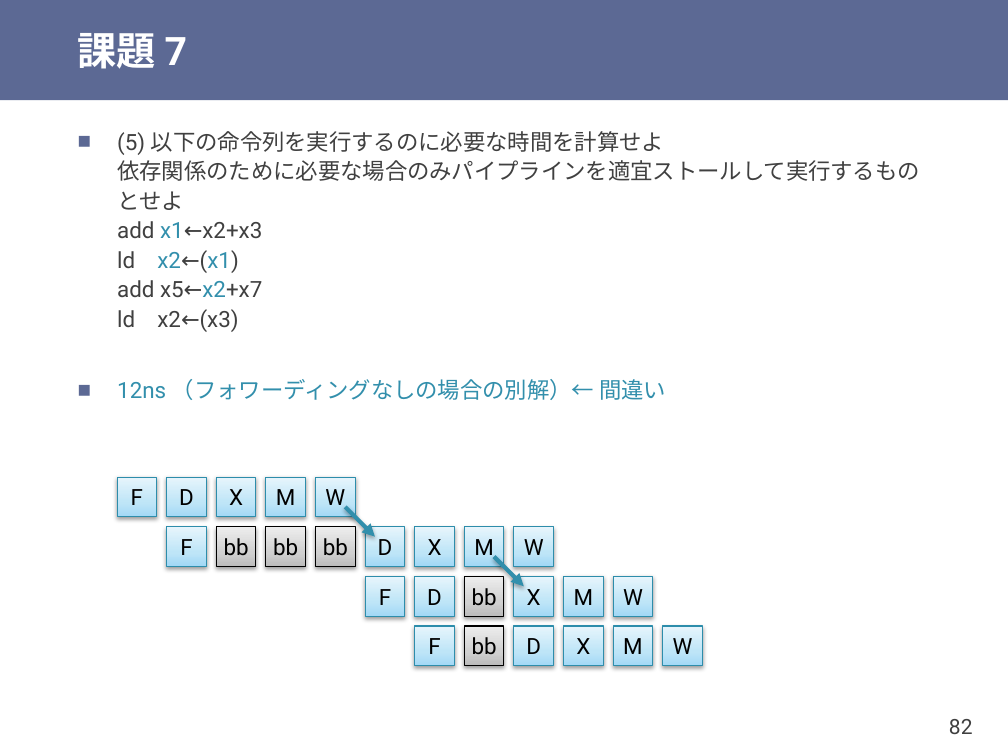
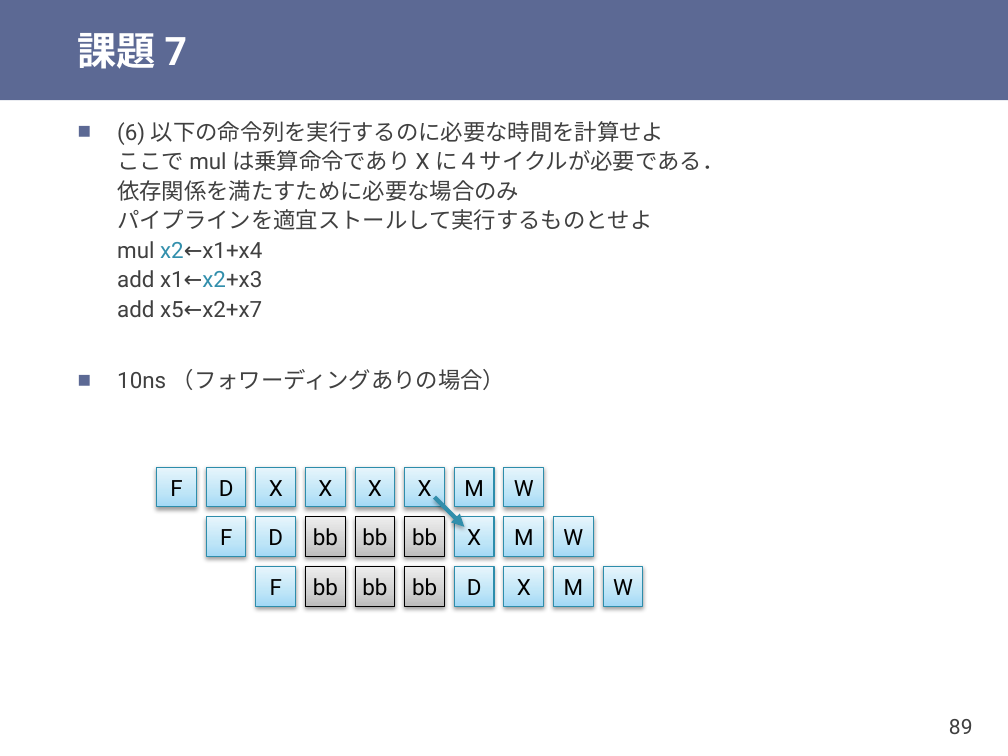
Before and after one commit to shioyadan/otya-computer-architecture-i, a slide deck: slide 89 of cai-shioya-09.pptx (slide 82 before the commit). Drawn at 1008x756 pixels with LibreOffice and Linux fonts; fonts in the diff are those of the drawing. Boxes give left, top, right and bottom in pixels: in the first picture for what was removed or moved away, otherwise in the second. Text is boxed around its words. In the diff, an @@ line names an element or a change of style, - is before the commit and + after.

```diff
--- a/cai-shioya-09.pptx
+++ b/cai-shioya-09.pptx
@@ text at (x1=117, y1=121, x2=724, y2=390): text changed @@
-■ (5) 以下の命令列を実行するのに必要な時間を計算せよ
-  依存関係のために必要な場合のみパイプラインを適宜ストールして実行するものとせよ
-  add x1←x2+x3
-  ld x2←(x1)
-  add x5←x2+x7
-  ld x2←(x3)
-■ 12ns （フォワーディングなしの場合の別解）← 間違い
+■ (6) 以下の命令列を実行するのに必要な時間を計算せよ
+  ここで mul は乗算命令であり X に４サイクルが必要である．
+  依存関係を満たすために必要な場合のみ
+  パイプラインを適宜ストールして実行するものとせよ
+  mul x2←x1+x4
+  add x1←x2+x3
+  add x5←x2+x7
+■ 10ns （フォワーディングありの場合）
@@ rectangle "X" moved from (x1=563, y1=626, x2=603, y2=665) to (x1=305, y1=468, x2=345, y2=507) @@
@@ rectangle added at (x1=355, y1=468, x2=394, y2=507), fill gradient #A2D9F7 to #BFE4F8 to #E6F5FD, outline #2E8DAB 0.75 pt, 16 pt, text #000000 @@
+X
@@ rectangle added at (x1=405, y1=468, x2=445, y2=507), fill gradient #A2D9F7 to #BFE4F8 to #E6F5FD, outline #2E8DAB 0.75 pt, 16 pt, text #000000 @@
+X
@@ 3 rectangles moved together from (x1=166, y1=527, x2=553, y2=566) to (x1=157, y1=468, x2=543, y2=507) @@
@@ arrow moved from (346, 507) - (375, 536) to (434, 497) - (465, 527) @@
@@ 4 rectangles moved together from (x1=365, y1=527, x2=454, y2=616) to (x1=207, y1=468, x2=295, y2=556) @@
@@ rectangle "bb" moved from (x1=316, y1=527, x2=355, y2=566) to (x1=305, y1=517, x2=345, y2=556) @@
@@ rectangle "bb" moved from (x1=465, y1=577, x2=504, y2=616) to (x1=355, y1=517, x2=394, y2=556) @@
@@ rectangle "bb" moved from (x1=465, y1=626, x2=504, y2=665) to (x1=405, y1=517, x2=445, y2=556) @@
@@ 3 rectangles moved together from (x1=514, y1=577, x2=652, y2=616) to (x1=455, y1=517, x2=593, y2=556) @@
@@ rectangle "F" moved from (x1=117, y1=477, x2=156, y2=516) to (x1=256, y1=566, x2=295, y2=606) @@
@@ rectangle "bb" moved from (x1=266, y1=527, x2=305, y2=566) to (x1=305, y1=566, x2=345, y2=606) @@
@@ rectangle "bb" moved from (x1=217, y1=527, x2=256, y2=566) to (x1=355, y1=566, x2=394, y2=606) @@
@@ rectangle added at (x1=405, y1=566, x2=445, y2=606), fill gradient #BDBDBD to #D1D1D1 to #EEEEEE, outline #000000 0.75 pt, 16 pt, text #000000 @@
+bb
@@ rectangle "D" moved from (x1=166, y1=477, x2=206, y2=516) to (x1=455, y1=566, x2=494, y2=606) @@
@@ arrow removed from (494, 556) to (524, 587) @@
@@ 3 rectangles moved together from (x1=217, y1=477, x2=355, y2=516) to (x1=504, y1=566, x2=642, y2=606) @@
@@ rectangle removed at (x1=414, y1=626, x2=454, y2=665) @@
-F
@@ rectangle removed at (x1=514, y1=626, x2=553, y2=665) @@
-D
@@ rectangle removed at (x1=613, y1=626, x2=652, y2=665) @@
-M
@@ rectangle removed at (x1=662, y1=626, x2=702, y2=665) @@
-W
@@ page number at (x1=949, y1=719, x2=973, y2=734): text changed @@
-82
+89
```
Also in this commit, not shown: 22 other slides changed, 1 slide added, 9 slides removed, 1 other file.
